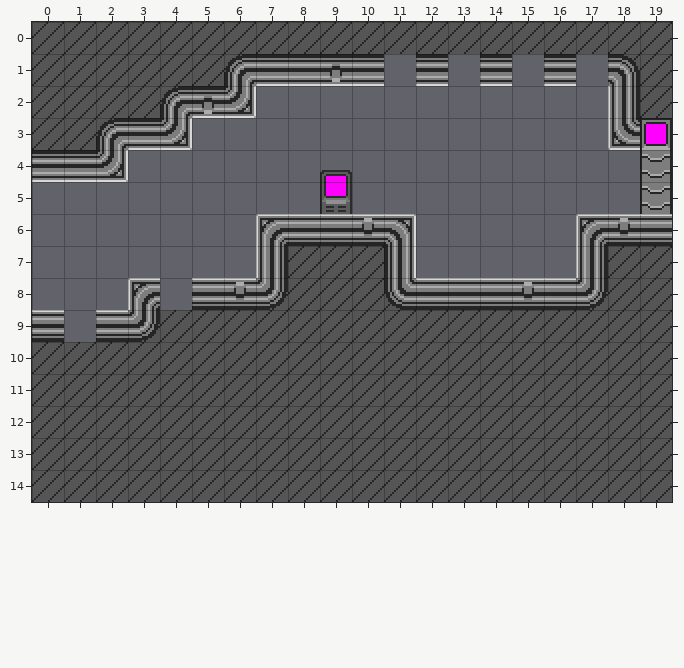
Tiled map: assets/tilemaps/iteration/1/jump.tmx. The picture above was drawn from the file before the commit.
Cells are 16x16 px. Shown: x 0..19, y 0..14.
New version:
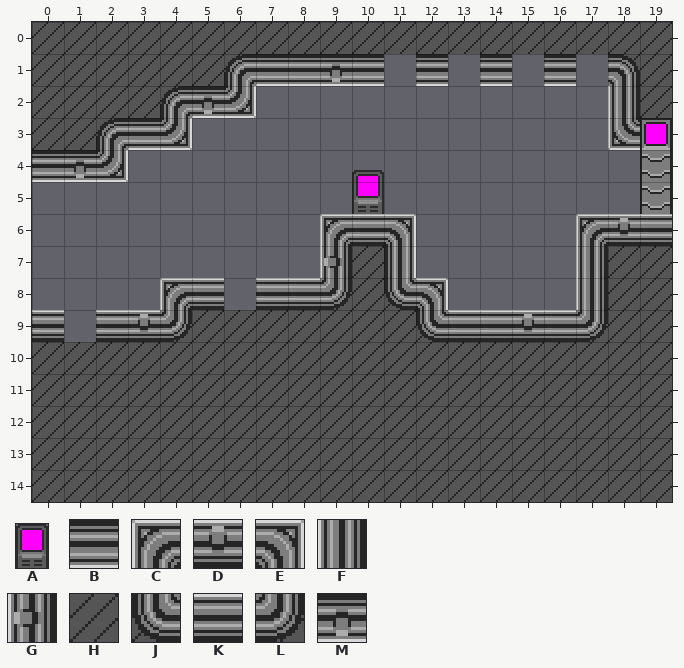
Key: from "terminal": A 0; from "walls": B 1, C 3, D 4, E 5, F 22, G 23, H 24, J 40, K 41, L 42, M 44.
_ is an empty cell.
Objects are placed by their top-left corner, in cells (3,4 is the top-left corner of cell 3,4); size is 1x1 cell unless given.
Edits made:
Layer "walls":
y 4: x 1 B -> M
y 6: x 7..10 CKKD -> __CK
y 7: x 7..9 FHH -> __G
y 8: x 3..4 C_ -> _C; x 6..9 DLHH -> _KKL; x 12..17 KKKDKL -> E____F
y 9: x 3..4 LH -> DL; x 12..17 HHHHHH -> JKKDKL
Layer "things":
changed: A "terminal" at 9,4.6 size 1x1.4 -> A "terminal" at 10,4.6 size 1x1.4
Changed places in both pictures, as pixel boxes (x1, y1, x2, y2):
changed: (74, 160, 86, 178)
changed: (224, 170, 384, 310)
changed: (128, 278, 192, 342)
changed: (416, 278, 608, 342)
